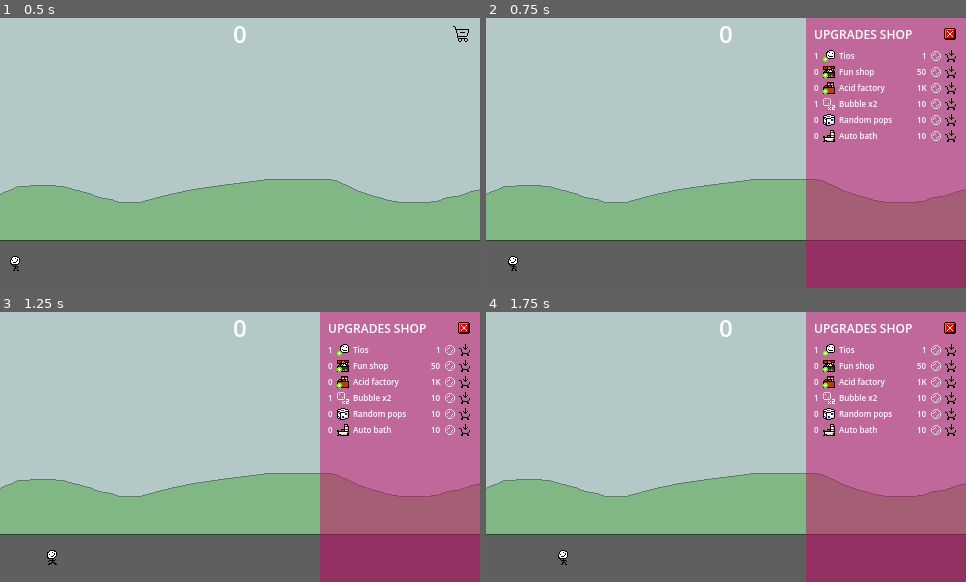
Above: before the commit, frames 1-4 (two rows, left to right).
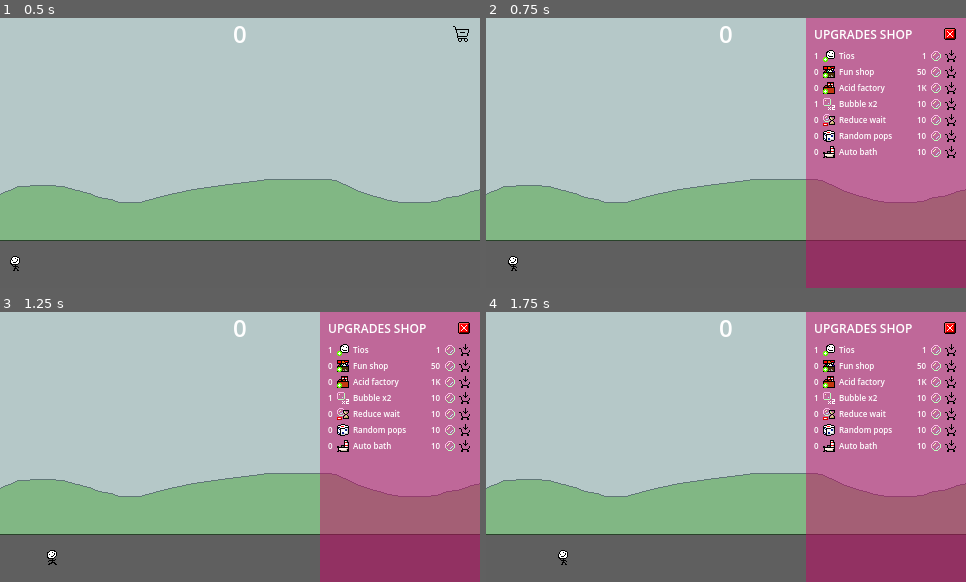
Above: after the commit, the same moments.

Repository: DISN-kolo/bubble-clicker-ggj25
Game: Godot game, scene res://main scene/MainScene.tscn
Same seed, same stepped clock (60 frames per second), same inputs: the game is played once before the commit and once after it.
Inputs (mouse positions are in pixels of both pictures, inside the frame that each line leads up to):
- Up to frame 1 (0.5 s): no input
- Up to frame 2 (0.75 s): click (946, 34) at 0.5 s
- Up to frame 3 (1.25 s): no input
- Up to frame 4 (1.75 s): click (951, 349) at 1.27 s

Frame 1 is identical in both runs. In frame 2, 0.7% of the frame differs, in the area x 68-98%, y 35-52%; in frame 3, 0.7%; in frame 4, 0.7%.

Commit message:
some resources were out of place. added sounds. added bubble spawning time reducer upgrade.

Diff:
--- a/bubble/Bubble.gd
+++ b/bubble/Bubble.gd
@@ -16,6 +16,8 @@
 @onready var b_sprite = $Sprite2D
 @onready var b_timer = $Timer
 
+@onready var audio_player = $AudioStreamPlayer2D
+
 var die_roll : float = 100
 
 func _ready():
@@ -32,6 +34,8 @@
 	move_and_slide()
 
 func die():
+	audio_player.pitch_scale = rng.randf_range(0.98, 1.02)
+	audio_player.play()
 	Events.global_bubble_count -= 1;
 	killable = false
 	dying = true
--- a/bubble/Bubble.tscn
+++ b/bubble/Bubble.tscn
@@ -1,6 +1,7 @@
-[gd_scene load_steps=4 format=3 uid="uid://dfwdt2usjo7w7"]
+[gd_scene load_steps=5 format=3 uid="uid://dfwdt2usjo7w7"]
 
 [ext_resource type="Script" path="res://bubble/Bubble.gd" id="1_46c87"]
+[ext_resource type="AudioStream" uid="uid://cs8cgwuha0h5v" path="res://resources/pop.wav" id="2_u764b"]
 
 [sub_resource type="RectangleShape2D" id="RectangleShape2D_cnnsj"]
 
@@ -25,6 +26,11 @@
 shape = SubResource("RectangleShape2D_n2vpg")
 one_way_collision = true
 
+[node name="AudioStreamPlayer2D" type="AudioStreamPlayer2D" parent="."]
+stream = ExtResource("2_u764b")
+max_polyphony = 16
+bus = &"Popping"
+
 [connection signal="mouse_entered" from="Area2D" to="." method="_on_area_2d_mouse_entered"]
 [connection signal="mouse_exited" from="Area2D" to="." method="_on_area_2d_mouse_exited"]
 [connection signal="timeout" from="Timer" to="." method="_on_timer_timeout"]
--- a/bubbles_value/bubbles_global.gd
+++ b/bubbles_value/bubbles_global.gd
@@ -30,6 +30,13 @@
 		"name": "Bubble x2",
 		"quantity": 1,
 		"img": "UpBubblePtsALTERNATIVE.png",
+		"price": "",
+		"prices": ["10", "100", "500", "2500", "50000", "1000000"],
+	},
+	{
+		"name": "Reduce wait",
+		"quantity": 0,
+		"img": "BubbleTimerReduce.png",
 		"price": "",
 		"prices": ["10", "100", "500", "2500", "50000", "1000000"],
 	},
--- /dev/null
+++ b/default_bus_layout.tres
@@ -0,0 +1,44 @@
+[gd_resource type="AudioBusLayout" load_steps=4 format=3 uid="uid://cst1neoimjc6n"]
+
+[sub_resource type="AudioEffectCompressor" id="AudioEffectCompressor_fokgp"]
+resource_name = "Compressor"
+threshold = -9.2
+ratio = 7.4
+release_ms = 50.0
+
+[sub_resource type="AudioEffectReverb" id="AudioEffectReverb_075fa"]
+resource_name = "Reverb"
+
+[sub_resource type="AudioEffectEQ" id="AudioEffectEQ_ikyaw"]
+resource_name = "EQ"
+band_db/32_hz = -25.6
+band_db/100_hz = -13.6
+band_db/1000_hz = -4.0
+band_db/3200_hz = -9.6
+band_db/10000_hz = -23.2
+
+[resource]
+bus/1/name = &"Popping"
+bus/1/solo = false
+bus/1/mute = false
+bus/1/bypass_fx = false
+bus/1/volume_db = -2.11252
+bus/1/send = &"Master"
+bus/1/effect/0/effect = SubResource("AudioEffectCompressor_fokgp")
+bus/1/effect/0/enabled = true
+bus/2/name = &"Upgrade"
+bus/2/solo = false
+bus/2/mute = false
+bus/2/bypass_fx = false
+bus/2/volume_db = -3.32682
+bus/2/send = &"Master"
+bus/2/effect/0/effect = SubResource("AudioEffectReverb_075fa")
+bus/2/effect/0/enabled = true
+bus/3/name = &"Psst"
+bus/3/solo = false
+bus/3/mute = false
+bus/3/bypass_fx = false
+bus/3/volume_db = -10.9863
+bus/3/send = &"Master"
+bus/3/effect/0/effect = SubResource("AudioEffectEQ_ikyaw")
+bus/3/effect/0/enabled = true
--- a/main scene/MainScene.gd
+++ b/main scene/MainScene.gd
@@ -60,7 +60,7 @@
 	#add_child(instance_of_factory)
 
 func _process(delta):
-	if Input.is_action_just_pressed("ui_cancel"):
+	if Input.is_action_just_pressed("shiftescape"):
 		get_tree().quit()
 	if Input.is_action_just_pressed("cheat"):
 		Events.tio_spawn_time /= 2
@@ -106,6 +106,10 @@
 		Events.bubble_random_death_chance += Events.bubble_random_death_chance + 0.5
 	elif upgrade_name == "Auto bath":
 		bath_upgrade_or_install()
+	elif upgrade_name == "Reduce wait":
+		Events.tio_bubbling_time /= 1.2
+		if (Events.tio_bubbling_time <= 0.5):
+			Events.tio_bubbling_time = 0.5
 
 func spawn_a_tio():
 	tio_direction = rng.randi_range(0, 1) * 2 - 1
--- a/project.godot
+++ b/project.godot
@@ -43,6 +43,11 @@
 "events": [Object(InputEventKey,"resource_local_to_scene":false,"resource_name":"","device":-1,"window_id":0,"alt_pressed":false,"shift_pressed":false,"ctrl_pressed":true,"meta_pressed":false,"pressed":false,"keycode":0,"physical_keycode":80,"key_label":0,"unicode":112,"echo":false,"script":null)
 ]
 }
+shiftescape={
+"deadzone": 0.5,
+"events": [Object(InputEventKey,"resource_local_to_scene":false,"resource_name":"","device":-1,"window_id":0,"alt_pressed":false,"shift_pressed":true,"ctrl_pressed":false,"meta_pressed":false,"pressed":false,"keycode":0,"physical_keycode":4194305,"key_label":0,"unicode":0,"echo":false,"script":null)
+]
+}
 
 [rendering]
 
--- a/shop/factory_acid.gd
+++ b/shop/factory_acid.gd
@@ -9,6 +9,8 @@
 @onready var cooldown_timer = $CooldownTimer
 @onready var cooldown_label = $Label
 
+var rng = RandomNumberGenerator.new()
+@onready var audio_player = $AudioStreamPlayer2D
 
 # Called when the node enters the scene tree for the first time.
 func _ready():
@@ -25,6 +27,8 @@
 			Events.fuming = true
 			us_fuming = true
 			launchable = false
+			audio_player.pitch_scale = rng.randf_range(0.98, 1.02)
+			audio_player.play()
 	if (cooldown):
 		cooldown_label.visible = true
 		cooldown_label.text = "Cooldown... " + str(int(cooldown_timer.time_left))
--- a/shop/factory_acid.tscn
+++ b/shop/factory_acid.tscn
@@ -1,7 +1,8 @@
-[gd_scene load_steps=5 format=3 uid="uid://b4b2kbn25s2nk"]
+[gd_scene load_steps=6 format=3 uid="uid://b4b2kbn25s2nk"]
 
 [ext_resource type="Texture2D" uid="uid://bmo5henc82yrl" path="res://resources/FactoryAcid.png" id="1_ako7e"]
 [ext_resource type="Script" path="res://shop/factory_acid.gd" id="1_smpeu"]
+[ext_resource type="AudioStream" uid="uid://c7gm3o440i48w" path="res://resources/psst2.wav" id="3_t31hn"]
 
 [sub_resource type="RectangleShape2D" id="RectangleShape2D_awv5a"]
 size = Vector2(32, 32)
@@ -35,6 +36,10 @@
 offset_bottom = -4.0
 label_settings = SubResource("LabelSettings_n0pww")
 
+[node name="AudioStreamPlayer2D" type="AudioStreamPlayer2D" parent="."]
+stream = ExtResource("3_t31hn")
+bus = &"Psst"
+
 [connection signal="mouse_entered" from="Area2D" to="." method="_on_area_2d_mouse_entered"]
 [connection signal="mouse_exited" from="Area2D" to="." method="_on_area_2d_mouse_exited"]
 [connection signal="timeout" from="FumingTimer" to="." method="_on_fuming_timer_timeout"]
--- a/ui_shop/upgrade.gd
+++ b/ui_shop/upgrade.gd
@@ -4,6 +4,9 @@
 var upgrade_price: String;
 var upgrade_quantity: int;
 var upgrade_img: CompressedTexture2D;
+
+@onready var audio_player = $AudioStreamPlayer2D
+var rng = RandomNumberGenerator.new()
 
 func _ready():
 	_setValues();
@@ -35,6 +38,8 @@
 		upgrade_price = upgradePrice();
 		_setValues();
 		BubblesGlobal.subtractBubbles(old_price);
+		audio_player.pitch_scale = rng.randf_range(0.98, 1.02)
+		audio_player.play()
 
 func upgradePrice():
 	var upgrade = BubblesGlobal.upgrades.filter(func (upgrade): return upgrade.name == upgrade_name);
--- a/ui_shop/upgrade.tscn
+++ b/ui_shop/upgrade.tscn
@@ -1,9 +1,10 @@
-[gd_scene load_steps=6 format=3 uid="uid://bsuwkxpxx6dl1"]
+[gd_scene load_steps=7 format=3 uid="uid://bsuwkxpxx6dl1"]
 
 [ext_resource type="Script" path="res://ui_shop/upgrade.gd" id="1_kpwkn"]
-[ext_resource type="Texture2D" uid="uid://b5vedct1r3m5y" path="res://resources/UpTio.png" id="2_wh23m"]
+[ext_resource type="Texture2D" uid="uid://bc17sxhihy5o0" path="res://resources/BubbleTimerReduce.png" id="2_cdrmv"]
 [ext_resource type="Texture2D" uid="uid://b77b1b5uyno7o" path="res://resources/BuyThat.png" id="3_67k4m"]
 [ext_resource type="Texture2D" uid="uid://jgqcjf5jv306" path="res://resources/BubbleMed.png" id="3_mdeyg"]
+[ext_resource type="AudioStream" uid="uid://csdqdtxe11gpu" path="res://resources/jingle1.wav" id="5_3r8rp"]
 
 [sub_resource type="LabelSettings" id="LabelSettings_tcqii"]
 font_size = 8
@@ -28,7 +29,7 @@
 [node name="Img" type="TextureRect" parent="Item"]
 layout_mode = 2
 size_flags_horizontal = 4
-texture = ExtResource("2_wh23m")
+texture = ExtResource("2_cdrmv")
 
 [node name="Name" type="Label" parent="Item"]
 layout_mode = 2
@@ -59,4 +60,7 @@
 size_flags_horizontal = 4
 texture_normal = ExtResource("3_67k4m")
 
+[node name="AudioStreamPlayer2D" type="AudioStreamPlayer2D" parent="."]
+stream = ExtResource("5_3r8rp")
+
 [connection signal="pressed" from="Value/Buy" to="." method="_on_buy_pressed"]
Binary file removed: bubble/UpFactory.png
Not shown, removed: bubble/UpFactory.png.import
Binary file removed: bubble/UpShoppy.png
Binary file removed: bubble/UpTio.png
Not shown, removed: bubble/UpTio.png.import
Binary file added: resources/BubbleTimerReduce.png
Not shown, changed: resources/BubbleTimerReduce.png.import
Not shown, changed: resources/UpFactory.png.import
Not shown, changed: resources/UpShoppy.png.import
Not shown, changed: resources/UpTio.png.import
Not shown, added: resources/jingle1.wav.import
Not shown, added: resources/pop.wav.import
(and 6 more such lines)
